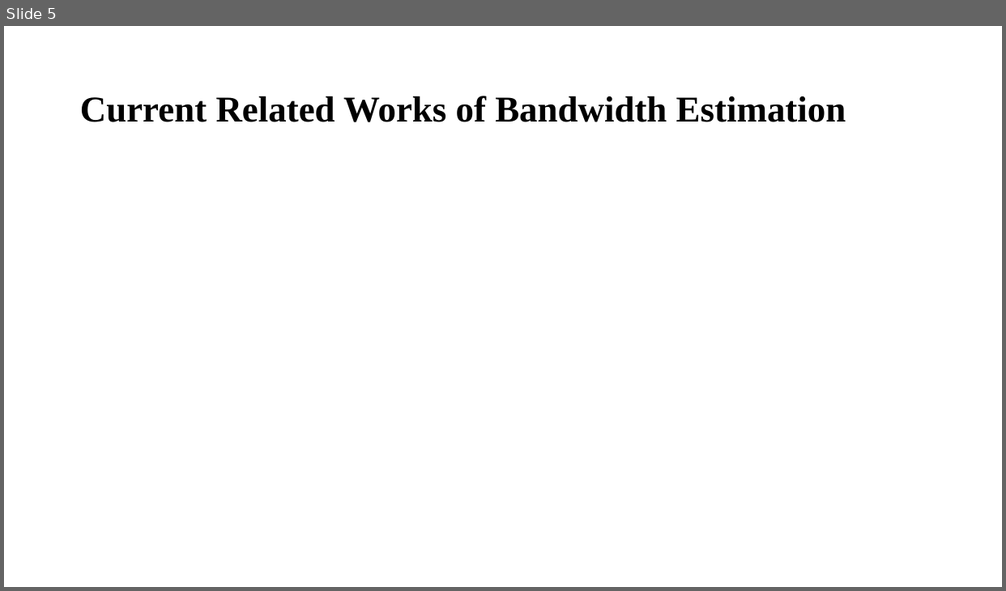
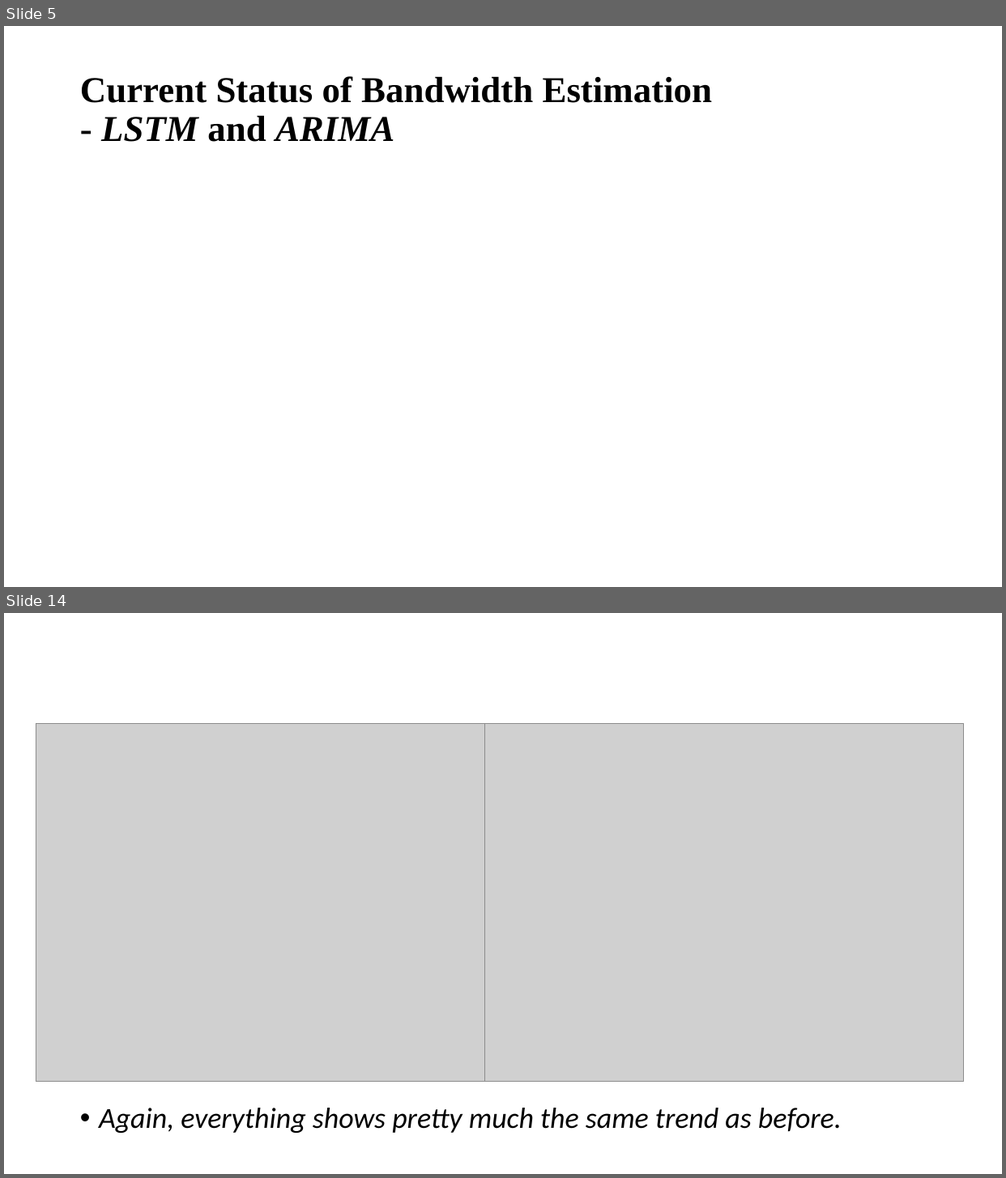
Before and after one commit to williamzheng0711/online-cdf-streaming, a slide deck: ESTR4999_Notes/ESTR4999_Presentation.pptx. Shown one above the other, each under a label of ours: slide 5 before the commit, slides 5 and 14 after it; the slides between them are not shown. The pictures are 1006x591 and 1006x1178 pixels, drawn with LibreOffice and Linux fonts; fonts in the diff are those of the drawing; grey boxes stand for pictures. Boxes give left, top, right and bottom in pixels: in the first picture for what was removed or moved away, otherwise in the second. Text is boxed around its words. In the diff, an @@ line names an element or a change of style, - is before the commit and + after.

```diff
--- a/ESTR4999_Notes/ESTR4999_Presentation.pptx
+++ b/ESTR4999_Notes/ESTR4999_Presentation.pptx
@@ slide 14 added at [4, 613, 1002, 1174], background #FFFFFF @@
@@ picture added at [36, 723, 513, 1082] @@
@@ picture added at [485, 723, 964, 1082] @@
@@ text added at [99, 1108, 842, 1133], 28 pt, text #000000, italic @@
+• Again, everything shows pretty much the same trend as before.
@@ slide 5 changed as well @@
@@ title at [80, 76, 713, 142]: text changed @@
-Current Related Works of Bandwidth Estimation
+Current Status of Bandwidth Estimation
+- LSTM and ARIMA
```
Also in this commit, not shown: 5 other slides changed, 9 other slides added, 2 slides removed, 4 other files.
